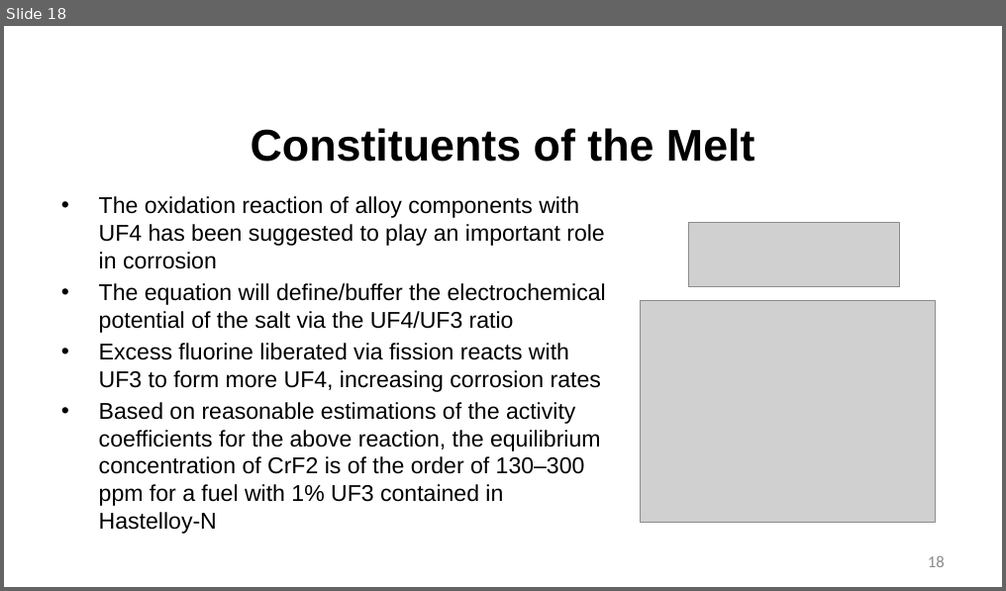
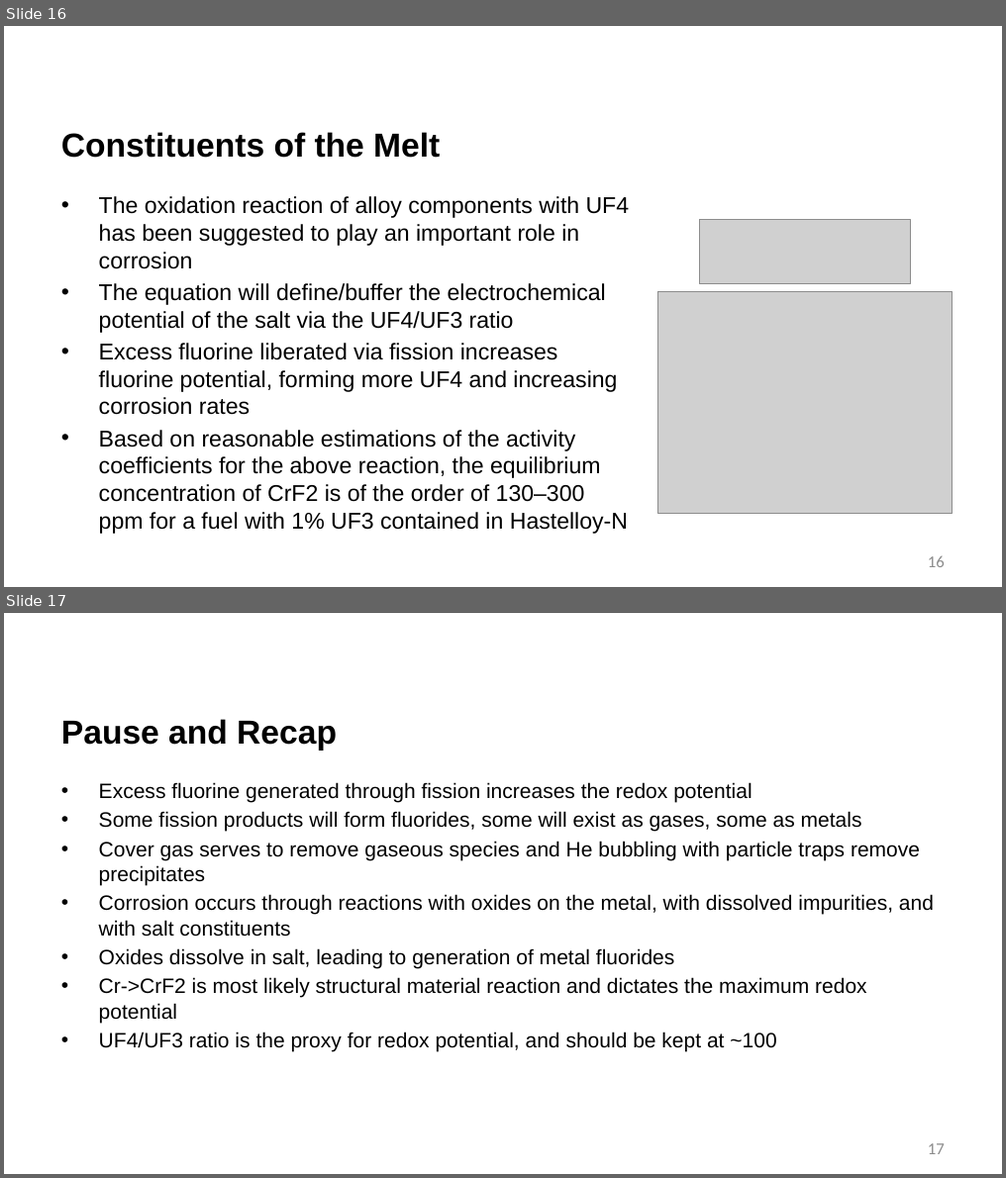
Before and after one commit to benbeeler/TEACHING, a slide deck: Advanced Reactor Materials/Fall2025/Lec14_MoltenSalts.pptx. Shown one above the other, each under a label of ours: slide 18 before the commit, slides 16 and 17 after it. The pictures are 1006x591 and 1006x1178 pixels, drawn with LibreOffice and Linux fonts; fonts in the diff are those of the drawing; grey boxes stand for pictures; background and template pictures are left out. Boxes give left, top, right and bottom in pixels: in the first picture for what was removed or moved away, otherwise in the second. Text is boxed around its words. In the diff, an @@ line names an element or a change of style, - is before the commit and + after.

```diff
--- a/Advanced Reactor Materials/Fall2025/Lec14_MoltenSalts.pptx
+++ b/Advanced Reactor Materials/Fall2025/Lec14_MoltenSalts.pptx
@@ slide 17 added at [4,613,1002,1174], background #FFFFFF @@
@@ title added at [61,719,337,751], 32 pt, text #000000, bold @@
+Pause and Recap
@@ text added at [99,782,934,1053], 20 pt, text #000000 @@
+• Excess fluorine generated through fission increases the redox potential
+• Some fission products will form fluorides, some will exist as gases, some as metals
+• Cover gas serves to remove gaseous species and He bubbling with particle traps remove precipitates
+• Corrosion occurs through reactions with oxides on the metal, with dissolved impurities, and with salt constituents
+• Oxides dissolve in salt, leading to generation of metal fluorides
+• Cr->CrF2 is most likely structural material reaction and dictates the maximum redox potential
+• UF4/UF3 ratio is the proxy for redox potential, and should be kept at ~100
@@ page number added at [928,1144,944,1155], 16 pt, text #8C8C8C @@
+17
@@ what was slide 18 is now slide 16 @@
@@ slide 16 changed as well @@
@@ title "Constituents of the Melt" at [61,132,440,158]: size 42.7 to 32 pt; alignment centre to left @@
@@ picture: place and size @@
-picture at [689,223,900,287]
+picture at [699,220,911,284]
@@ picture: place and size @@
-picture at [641,301,935,522]
+picture at [657,291,951,513]
@@ text at [99,343,617,415]: text changed @@
-• Excess fluorine liberated via fission reacts with UF3 to form more UF4, increasing corrosion rates
+• Excess fluorine liberated via fission increases fluorine potential, forming more UF4 and increasing corrosion rates
@@ page number at [928,557,944,568]: text changed @@
-18
+16
```
Also in this commit, not shown: 25 other slides changed, 3 other slides added, 2 slides removed, 6 other files.
